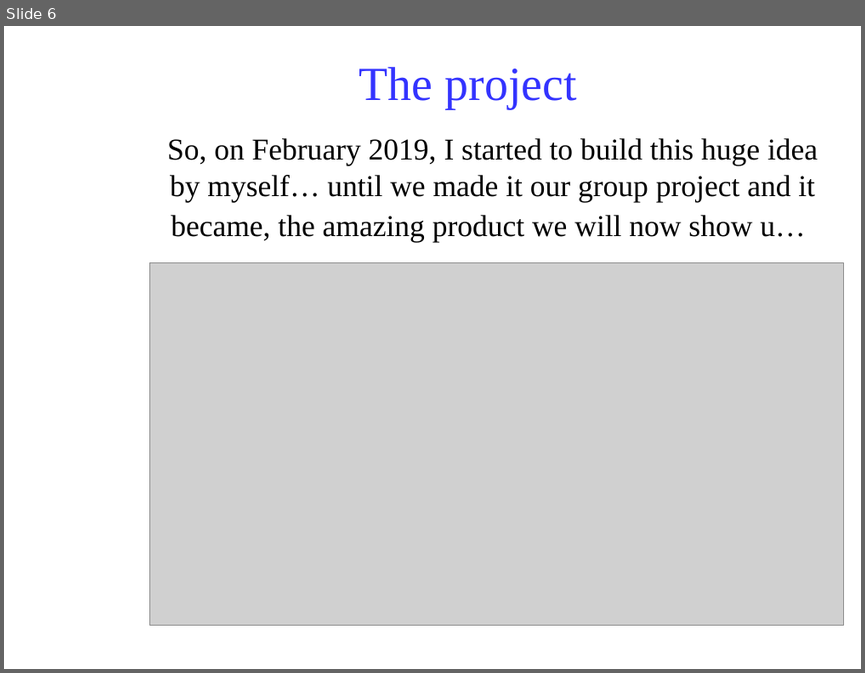
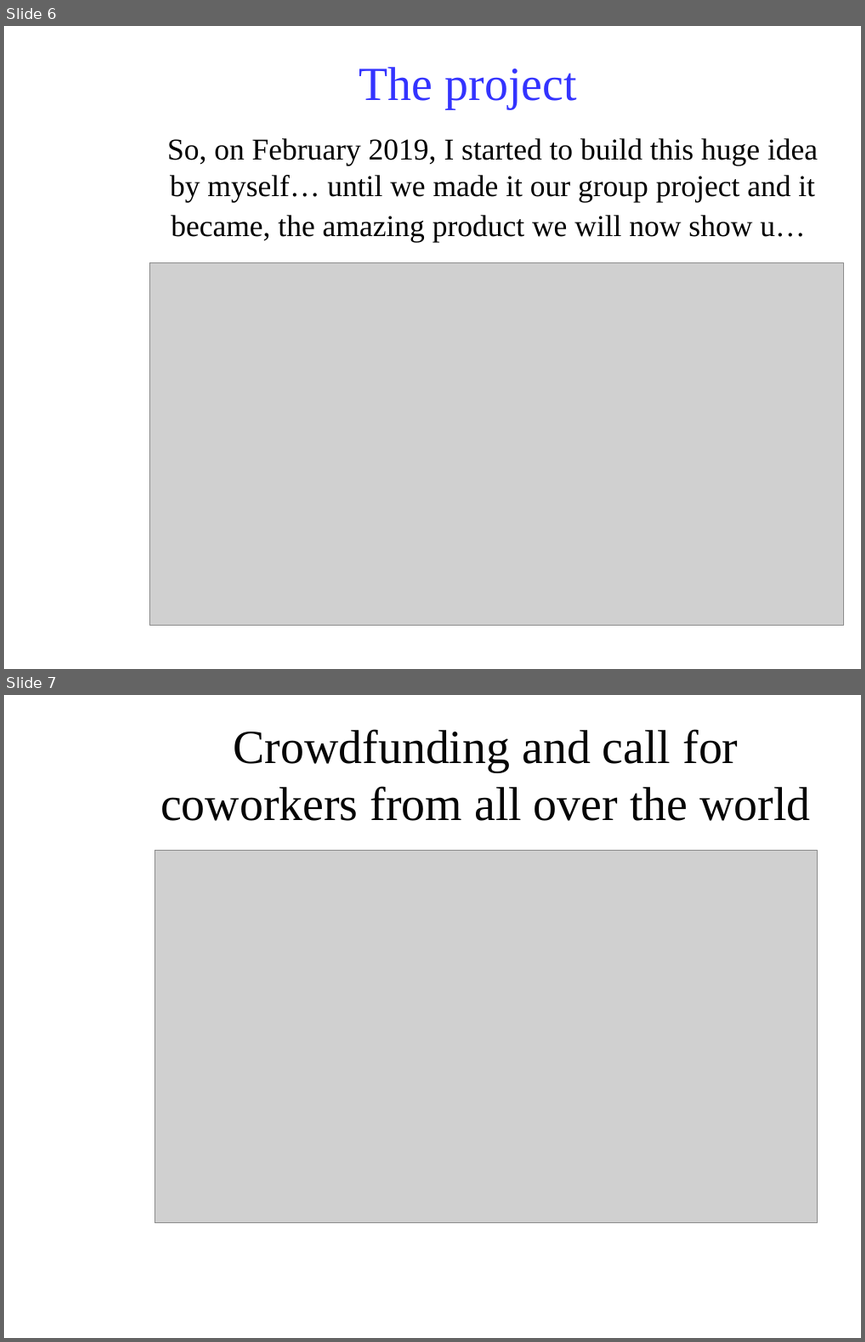
Before and after one commit to Klarala13/collectivity, a slide deck: Presentation/collectivity.odp. Shown one above the other, each under a label of ours: slide 6 before the commit, slides 6 and 7 after it. The pictures are 865x673 and 865x1342 pixels, drawn with LibreOffice and Linux fonts; fonts in the diff are those of the drawing; grey boxes stand for pictures; background and template pictures are left out. Boxes give left, top, right and bottom in pixels: in the first picture for what was removed or moved away, otherwise in the second. Text is boxed around its words. In the diff, an @@ line names an element or a change of style, - is before the commit and + after.

```diff
--- a/Presentation/collectivity.odp
+++ b/Presentation/collectivity.odp
@@ slide 7 added at (4,695,861,1338), background picture (left out) @@
@@ title added at (160,729,810,821), 44 pt, text #050505 @@
+Crowdfunding and call for coworkers from all over the world
@@ picture added at (154,850,818,1222) @@
```
Also in this commit, not shown: 3 other slides added, 2 other files.
